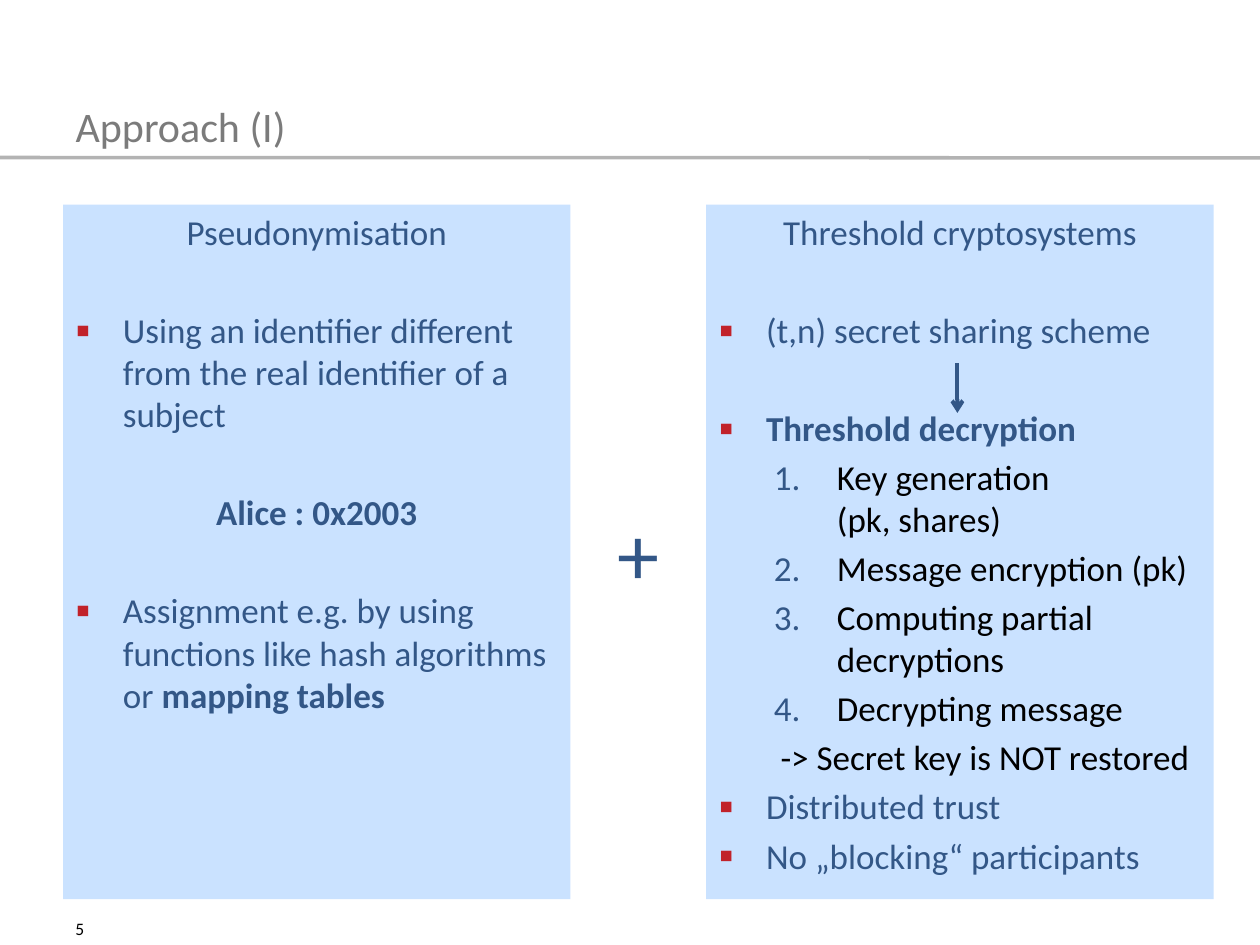
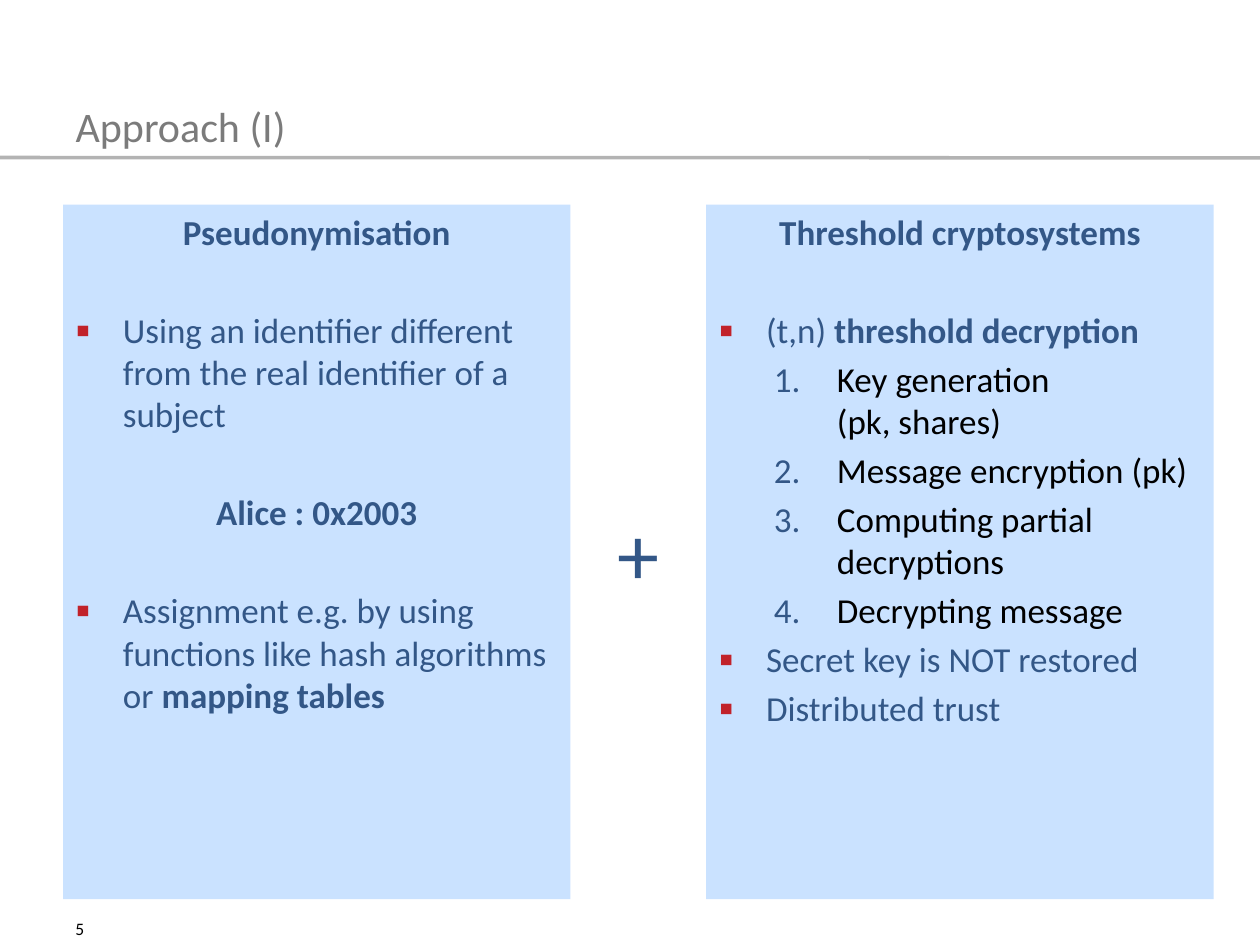
Before and after one commit to tompetersen/master-thesis, a slide deck: slide 5 of kolloquium/TemplateSlides2016.pptx. Drawn at 1260x945 pixels with LibreOffice and Linux fonts; fonts in the diff are those of the drawing. Boxes give left, top, right and bottom in pixels: in the first picture for what was removed or moved away, otherwise in the second. Text is boxed around its words. In the diff, an @@ line names an element or a change of style, - is before the commit and + after.

```diff
--- a/kolloquium/TemplateSlides2016.pptx
+++ b/kolloquium/TemplateSlides2016.pptx
@@ text at (183, 220, 450, 251): bold on in "Pseudonymisation" @@
@@ text in rectangle at (779, 220, 1141, 251): bold on in "Threshold cryptosystems" @@
@@ text in rectangle at (766, 317, 1139, 349): text changed; bold on @@
-▪ (t,n) secret sharing scheme
-▪ Threshold decryption
+▪ (t,n) threshold decryption
@@ arrow removed from (958, 363) to (958, 413) @@
@@ text in rectangle at (766, 647, 1138, 678): text changed; text colour #000000 to #335787 @@
-  -> Secret key is NOT restored
+▪ Secret key is NOT restored
@@ text in rectangle at (766, 844, 1139, 875): paragraph removed @@
-▪ No „blocking“ participants
```
Also in this commit, not shown: 3 other slides changed.
